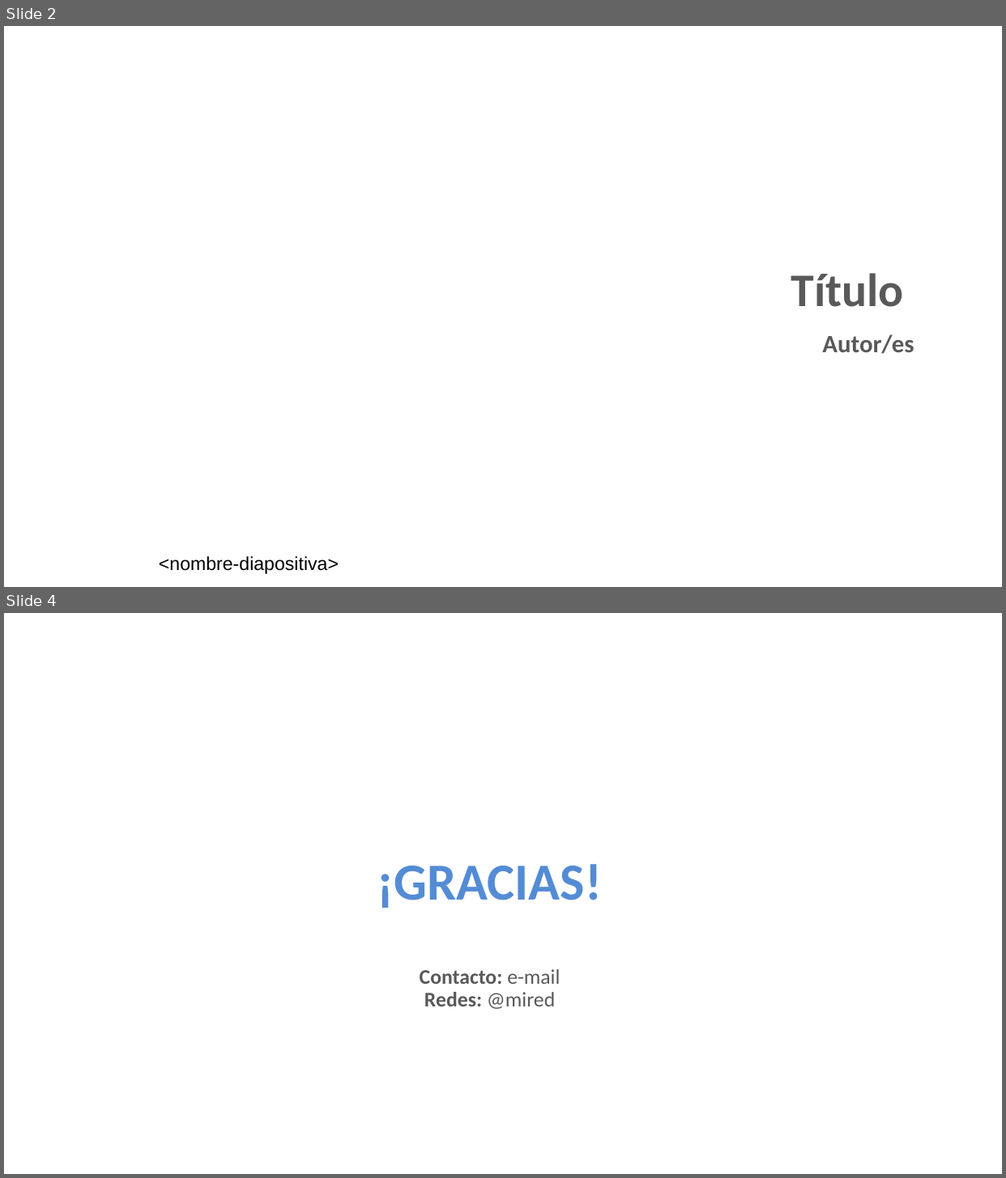
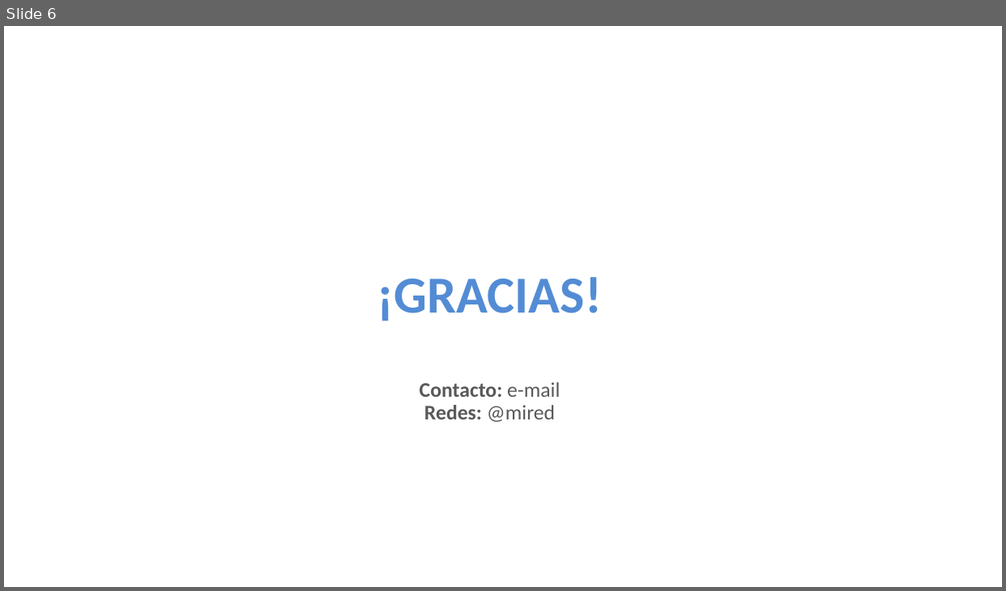
Before and after one commit to neptuso/Charlas, a slide deck: IDERA/idera-styles.pptx. Shown one above the other, each under a label of ours: slides 2 and 4 before the commit, slide 6 after it; the slides between them are not shown. The pictures are 1006x1178 and 1006x591 pixels, drawn with LibreOffice and Linux fonts; fonts in the diff are those of the drawing; background and template pictures are left out. Boxes give left, top, right and bottom in pixels: in the first picture for what was removed or moved away, otherwise in the second. Text is boxed around its words. In the diff, an @@ line names an element or a change of style, - is before the commit and + after.

```diff
--- a/IDERA/idera-styles.pptx
+++ b/IDERA/idera-styles.pptx
@@ slide 2 removed at (4, 26, 1002, 587), background picture (left out) @@
@@ text removed at (791, 273, 904, 307) @@
-Título
@@ text removed at (822, 335, 914, 354) @@
-Autor/es
@@ text removed at (159, 557, 339, 574) @@
-<nombre-diapositiva>
@@ what was slide 4 is now slide 6 @@
```
Also in this commit, not shown: 2 slides changed, 1 slide added, 3 other slides removed, 2 other files.
